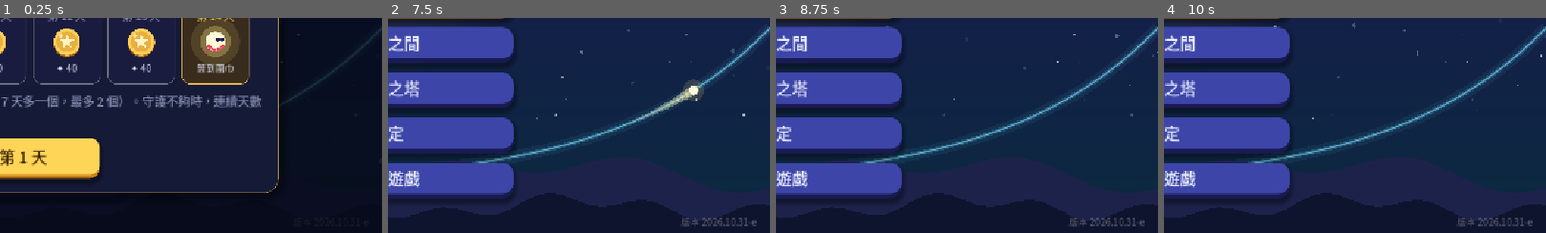
Above: before the commit, frames 1-4 (left to right).
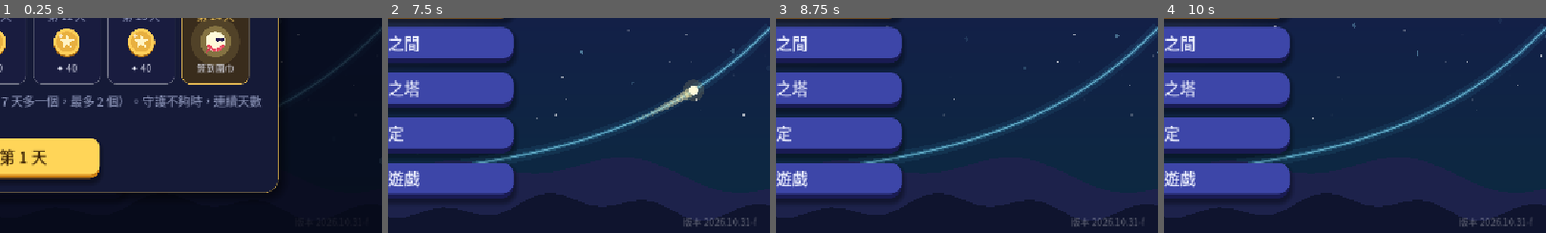
Above: after the commit, the same moments.

Repository: sam2068csie/light-spirit-journey
Game: Godot game, scene res://main_menu.tscn
Two runs of this game, one before a commit and one after it. Both use one fixed random seed, a clock stepped at 60 frames per second and the inputs below.
Inputs (mouse positions are % of the whole screen's width and height, from its top left):
- Up to frame 1 (0.25 s): no input
- Up to frame 2 (7.5 s): click "開始冒險" at 0.5 s; click "開始冒險" at 1.25 s; click "修煉之間" at 2 s; click "終焉之塔" at 2.75 s; click "設定" at 3.5 s; click "離開遊戲" at 4.25 s; click "每日任務" at 5 s; click "光靈扭蛋" at 5.75 s; click "光靈衣櫃" at 6.5 s; click "✕" at 7.25 s
- Up to frame 3 (8.75 s): tap Enter at 8 s; drag from (50, 50) to (60, 28) at 8.02 s
- Up to frame 4 (10 s): drag from (30, 55) to (45, 70) at 8.77 s; move the mouse to (60, 28) at 9.52 s; hold Right from 9.53 s (still down); tap 9 at 9.6 s
The pictures show only the part of the screen within x 50-100%, y 50-100%; the shares and areas given below are measured in that part.

The runs differ from the first frame. In frame 2, 0.4% of the frame differs, in the area x 77-97%, y 92-97%; in frame 3, 0.4%; in frame 4, 0.4%.

Commit message:
G4 作圖求解：先自己調旋鈕畫出三角函數（沒有目標）、再在同一張圖上畫直線，才找交點 (BUILD 2026.10.31-f)
Co-Authored-By: Claude Opus 5.5 <noreply@anthropic.com>
Claude-Session: https://claude.ai/code/session_01RombajUyooAJ6yvir5uviP

Diff:
--- a/data/game.gd
+++ b/data/game.gd
@@ -560,7 +560,7 @@
 
 const DQ := preload("daily_quests.gd")
 ## 版本號（主畫面右下角會顯示）：每次交給你新的檔案時更新，方便確認手機上裝的是不是最新版
-const BUILD := "2026.10.31-e"
+const BUILD := "2026.10.31-f"
 
 
 ## 讀取各單元的資料；舊存檔（還沒有單元的版本）的今日修煉、終焉之塔紀錄搬到「指數與對數」
--- a/data/level_trig4_tide.gd
+++ b/data/level_trig4_tide.gd
@@ -284,6 +284,13 @@
 
 
 func _knob_text(k: Dictionary, real: float) -> String:
+	if k.has("names"):
+		# 指定了每一格要顯示的字（例如斜率 1/π）
+		var vals: Array = k.vals
+		var mul: float = PI if String(k.get("unit", "")) == "pi" else 1.0
+		for i in vals.size():
+			if absf(float(vals[i]) * mul - real) < 1e-9:
+				return String(k.names[i])
 	if String(k.get("unit", "")) == "pi":
 		return TideView.pi_text(real)
 	if String(k.get("fmt", "dec")) == "frac":
@@ -366,7 +373,9 @@
 	tv.task_q = String(st.q)
 	tv.matched = false
 	tv.mouse_filter = Control.MOUSE_FILTER_IGNORE
-	if _knobs.size() < 3:
+	if st.get("hide_target", false) and not st.has("dots"):
+		_tip("沒有目標可以對：自己判斷旋鈕要調到多少，畫好了按「確定」。")
+	elif _knobs.size() < 3:
 		_tip("拖動旋鈕（或按 ‹ › 微調），讓你的波和金色的目標重合。")
 	_refresh_dial()
 
@@ -379,14 +388,29 @@
 	var fn := String(st.get("fn", "sin"))
 	var v := String(st.get("var", "x"))
 	var c: Dictionary = tv.cur
-	dial_fx.text = TideView.ftext(fn, c.a, c.b, c.c, c.d, v)
-	dial_sub.text = TideView.decomp(fn, c.a, c.b, c.c, c.d)
+	if fn == "line":
+		dial_fx.text = TideView.ltext(c.a, c.d, String(st.get("slope_txt", "")), _slope_name(st, c.a))
+		dial_sub.text = "斜率 %s　y 截距 %s" % [_slope_name(st, c.a), TideView.dec(c.d)]
+	else:
+		dial_fx.text = TideView.ftext(fn, c.a, c.b, c.c, c.d, v)
+		dial_sub.text = TideView.decomp(fn, c.a, c.b, c.c, c.d)
 	tv.matched = _dial_match(st, c)
 	tv.queue_redraw()
 
 
+## 直線斜率旋鈕的顯示文字
+func _slope_name(st: Dictionary, m: float) -> String:
+	for k in st.knobs:
+		if String(k.p) == "a":
+			return _knob_text(k, m)
+	return TideView.dec(m)
+
+
 func _dial_match(st: Dictionary, c: Dictionary) -> bool:
 	var fn := String(st.get("fn", "sin"))
+	if fn == "line":
+		var tl: Dictionary = st.target
+		return absf(float(c.a) - float(tl.a)) < 1e-9 and absf(float(c.d) - float(tl.d)) < 1e-9
 	if st.has("dots"):
 		var u := 1.0 if String(st.view.get("xu", "pi")) == "num" else PI
 		var cv := {"f": fn, "a": c.a, "b": c.b, "c": c.c, "d": c.d}
@@ -415,6 +439,8 @@
 		if not st.get("no_keep", false):
 			var cv := {"f": String(st.get("fn", "sin")), "a": tg.a, "b": tg.b, "c": tg.c, "d": tg.d,
 				"col": TIDE, "label": TideView.ftext(String(st.get("fn", "sin")), tg.a, tg.b, tg.c, tg.d, String(st.get("var", "x")))}
+			if String(st.get("fn", "")) == "line":
+				cv = {"f": "line", "m": tg.a, "k": tg.d, "col": UITheme.PINK_LIGHT, "label": String(st.get("line_label", ""))}
 			keep = st.view.duplicate()
 			keep["kind"] = "tide"
 			keep["curves"] = [cv]
@@ -448,6 +474,12 @@
 	for k in st.knobs:
 		active[k.p] = true
 	var fn := String(st.get("fn", "sin"))
+	if fn == "line":
+		if absf(float(c.a) - float(tg.a)) > 1e-9:
+			out.append("斜率不對：直線每往右走一格，要升高多少？")
+		if active.has("d") and absf(float(c.d) - float(tg.d)) > 1e-9:
+			out.append("高度不對：直線和 y 軸交在哪裡？")
+		return out
 	if active.has("a"):
 		if absf(absf(float(c.a)) - absf(float(tg.a))) > 1e-6:
 			out.append("高低（振幅）還不對：你的波比目標%s。" % ("矮" if absf(float(c.a)) < absf(float(tg.a)) else "高"))
@@ -1019,6 +1051,27 @@
 			s += (" + " if d > 0.0 else " − ") + dec(absf(d))
 		return s
 
+	## 直線 y = mx + k 的文字；mt 是斜率的寫法（例如 1/π）
+	static func ltext(m: float, k: float, _unused: String, mt: String) -> String:
+		var s := "y = "
+		if absf(m) < 1e-12:
+			return s + dec(k)
+		if mt == "1":
+			s += "x"
+		elif mt == "−1":
+			s += "−x"
+		elif mt.contains("/"):
+			var neg := mt.begins_with("−")
+			var core := mt.substr(1) if neg else mt
+			var parts := core.split("/")
+			var num := "x" if parts[0] == "1" else parts[0] + "x"
+			s += ("−" if neg else "") + num + "/" + parts[1]
+		else:
+			s += mt + "x"
+		if absf(k) > 1e-12:
+			s += (" + " if k > 0.0 else " − ") + dec(absf(k))
+		return s
+
 	## 「振幅、週期、平移、中線」四個數字（一行）
 	static func decomp(fn: String, a: float, b: float, c: float, d: float) -> String:
 		var per := (PI if fn == "tan" else TAU) / absf(b)
@@ -1257,6 +1310,11 @@
 		if spec.get("base", false):
 			curves.append({"f": fn, "a": 1.0, "b": 1.0, "c": 0.0, "d": 0.0, "col": Color(1, 1, 1, 0.3)})
 			legend.append(["y = %s x" % fn, Color(1, 1, 1, 0.5)])
+		# 同一張圖上先前畫好的曲線（作圖求解：先畫三角函數，再在同一張圖上畫直線）
+		for uc in spec.get("under", []):
+			curves.append(uc)
+			if String(uc.get("label", "")) != "":
+				legend.append([String(uc.label), uc.col])
 		if spec.has("target") and not spec.get("hide_target", false) and not spec.has("dots"):
 			var tc: Dictionary = spec.target.duplicate()
 			tc["f"] = fn
@@ -1268,8 +1326,10 @@
 		pc["f"] = fn
 		pc["col"] = UITheme.GOOD if matched else (UITheme.CYAN if fn == "sin" else UITheme.VIOLET_LIGHT)
 		pc["aid"] = spec.get("aid", true)
+		if fn == "line":
+			pc = {"f": "line", "m": cur.a, "k": cur.d, "col": UITheme.GOOD if matched else UITheme.PINK_LIGHT}
 		curves.append(pc)
-		legend.append(["你的波", pc.col])
+		legend.append(["你的直線" if fn == "line" else "你的波", pc.col])
 		var g: Dictionary = spec.view.duplicate()
 		g["curves"] = curves
 		g["legend"] = legend
--- a/data/trig4_bank.gd
+++ b/data/trig4_bank.gd
@@ -556,9 +556,17 @@
 		 "variants": [
 			{"eq": "sin 2x = x/π 在 −π ≤ x ≤ π\n有幾個實數解？",
 			 "steps": [
-				_c("先猜猜", "x = 0 代入 sin 2x = x/π，兩邊都是 0。x = 0 是解嗎？", ["是", "不是", "不一定", "要看範圍"], 0,
-					"左邊 sin 0 = 0、右邊 0/π = 0，相等：x = 0 一定是解。", "代進去看看兩邊是不是一樣。", "x = 0 是一個解", T_SOLVE),
-				_hunt("找交點", "點出圖上 y = sin 2x 和 y = x/π 的每一個交點。",
+				_dial("畫 sin 2x", "先在圖上畫出 y = sin 2x：調快慢旋鈕 b（這次沒有金色的目標，要自己判斷週期）。", "sin",
+					[_kv("b", [0.5, 1.0, 2.0, 3.0, 4.0], 1.0, {"fmt": "frac"})], _t(1, 2, 0, 0),
+					_v(-1.0, 1.0, -1.5, 1.5, {"xt": 0.5, "yt": 0.5}), "y = sin 2x：週期 π，−π ～ π 之間有兩個完整的波",
+					"sin 2x 的週期是 2π ÷ 2 = π：從 0 到 π 剛好走完一個波。", T_SOLVE, {"hide_target": true}),
+				_dial("畫直線", "在同一張圖上畫出直線 y = x/π：調斜率。（提示：x = π 時 y = 1）", "line",
+					[_kv("a", [-2.0 / P, -1.0 / P, -0.5 / P, 0.0, 0.5 / P, 1.0 / P, 2.0 / P], 0.0,
+						{"label": "斜率", "names": ["−2/π", "−1/π", "−1/(2π)", "0", "1/(2π)", "1/π", "2/π"]})],
+					_t(1.0 / P, 1, 0, 0), _v(-1.0, 1.0, -1.5, 1.5, {"xt": 0.5, "yt": 0.5}), "y = x/π：過原點、過 (π, 1) 和 (−π, −1)",
+					"斜率 = 上升 ÷ 水平：從 (0, 0) 走到 (π, 1)。", T_SOLVE,
+					{"hide_target": true, "under": [_cv("sin", 1, 2, 0, 0, SIN_C, "y = sin 2x")], "line_label": "y = x/π"}),
+				_hunt("找交點", "兩條圖形都畫好了！點出每一個交點。",
 					_cv("sin", 1, 2, 0, 0, SIN_C, "y = sin 2x"), _ln(1.0 / P, 0.0, LINE_C, "y = x/π"),
 					_v(-1.0, 1.0, -1.5, 1.5, {"xt": 0.5, "yt": 0.5}), 3,
 					"兩條圖形有 3 個交點", "原點是一個；左右各還有一個：直線慢慢上升，會和第一個拱相交。", T_SOLVE),
@@ -566,9 +574,16 @@
 			 ]},
 			{"eq": "sin πx = x/4 在 −4 ≤ x ≤ 4\n有幾個實數解？",
 			 "steps": [
-				_c("先看範圍", "−4 ≤ x ≤ 4 時，x/4 的範圍是？", ["−1 ～ 1", "−4 ～ 4", "0 ～ 1", "−1/4 ～ 1/4"], 0,
-					"x/4 從 −1 走到 1，剛好是 sin πx 的高度範圍：交點只可能出現在這裡。", "x = ±4 時 x/4 = ±1。", "x/4 的範圍是 −1 ～ 1", T_SOLVE),
-				_hunt("找交點", "點出圖上 y = sin πx 和 y = x/4 的每一個交點。（sin πx 的週期是 2）",
+				_dial("畫 sin πx", "先畫出 y = sin πx：它的週期是 2π ÷ π = 2。調快慢旋鈕 b。", "sin",
+					[_kv("b", [P / 4.0, P / 2.0, P, 2.0 * P], P / 4.0, {"names": ["π/4", "π/2", "π", "2π"]})], _t(1, P, 0, 0),
+					_v(-4.0, 4.0, -1.5, 1.5, {"xu": "num", "xt": 1.0, "yt": 0.5}), "y = sin πx：週期 2，−4 ～ 4 有 4 個完整的波",
+					"週期 2：x = 0 到 x = 2 走完一個波。", T_SOLVE, {"hide_target": true}),
+				_dial("畫直線", "在同一張圖上畫出 y = x/4：調斜率。（提示：x = 4 時 y = 1）", "line",
+					[_kv("a", [-0.5, -0.25, 0.0, 0.25, 0.5, 1.0], 0.0, {"label": "斜率", "names": ["−1/2", "−1/4", "0", "1/4", "1/2", "1"]})],
+					_t(0.25, 1, 0, 0), _v(-4.0, 4.0, -1.5, 1.5, {"xu": "num", "xt": 1.0, "yt": 0.5}), "y = x/4：過原點、過 (4, 1) 和 (−4, −1)",
+					"從 (0, 0) 走到 (4, 1)：每往右 1，上升 1/4。", T_SOLVE,
+					{"hide_target": true, "under": [_cv("sin", 1, P, 0, 0, SIN_C, "y = sin πx")], "line_label": "y = x/4"}),
+				_hunt("找交點", "兩條圖形都畫好了！點出每一個交點。",
 					_cv("sin", 1, P, 0, 0, SIN_C, "y = sin πx"), _ln(0.25, 0.0, LINE_C, "y = x/4"),
 					_v(-4.0, 4.0, -1.5, 1.5, {"xu": "num", "xt": 1.0, "yt": 0.5}), 7,
 					"兩條圖形有 7 個交點", "x > 0 的部分：0 ～ 1 的拱一個、2 ～ 3 的拱兩個；x < 0 對稱；再加上原點。", T_SOLVE),
@@ -576,7 +591,16 @@
 			 ]},
 			{"eq": "解不等式 cos 2x < 1/2\n（0 ≤ x ≤ π）",
 			 "steps": [
-				_hunt("找交點", "點出圖上 y = cos 2x 和 y = 1/2 的交點。",
+				_dial("畫 cos 2x", "先畫出 y = cos 2x（0 ≤ x ≤ π）：調快慢旋鈕 b。", "cos",
+					[_kv("b", [0.5, 1.0, 2.0, 3.0, 4.0], 1.0, {"fmt": "frac"})], _t(1, 2, 0, 0),
+					_v(0.0, 1.0, -1.5, 1.5, {"xt": 0.25, "yt": 0.5}), "y = cos 2x：週期 π，0 ～ π 剛好一個完整的波",
+					"cos 2x 的週期是 π：x = 0 最高、x = π/2 最低、x = π 又回到最高。", T_SOLVE, {"hide_target": true}),
+				_dial("畫水平線", "在同一張圖上畫出 y = 1/2：調高度。", "line",
+					[_kv("d", [-1.0, -0.5, 0.0, 0.5, 1.0], 0.0, {"label": "高度", "names": ["−1", "−1/2", "0", "1/2", "1"]})],
+					_t(0.0, 1, 0, 0.5), _v(0.0, 1.0, -1.5, 1.5, {"xt": 0.25, "yt": 0.5}), "y = 1/2：水平線",
+					"水平線的高度就是 1/2。", T_SOLVE,
+					{"hide_target": true, "fixed": {"a": 0.0}, "under": [_cv("cos", 1, 2, 0, 0, COS_C, "y = cos 2x")], "line_label": "y = 1/2"}),
+				_hunt("找交點", "點出 y = cos 2x 和 y = 1/2 的交點。",
 					_cv("cos", 1, 2, 0, 0, COS_C, "y = cos 2x"), _ln(0.0, 0.5, LINE_C, "y = 1/2"),
 					_v(0.0, 1.0, -1.5, 1.5, {"xt": 0.25, "yt": 0.5}), 2,
 					"y = cos 2x 和 y = 1/2 在 0 ≤ x ≤ π 有 2 個交點", "cos 2x = 1/2 的 x 在 0 ≤ x ≤ π 之間有兩個。", T_SOLVE),
